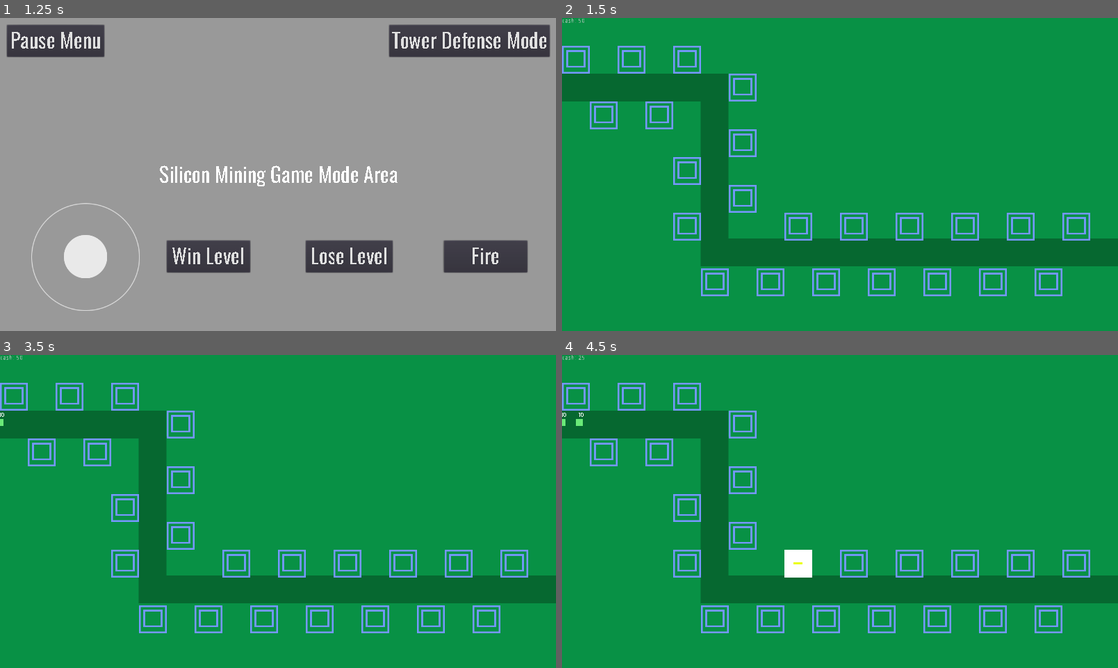
Above: before the commit, frames 1-4 (two rows, left to right).
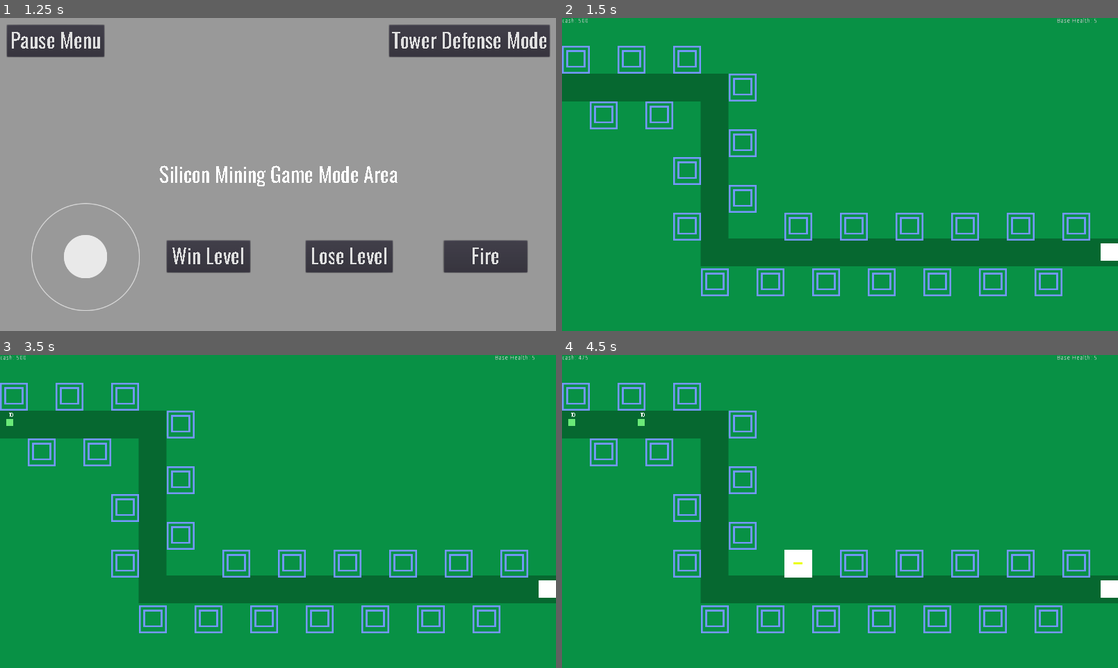
Above: after the commit, the same moments.

Repository: njrobbins/cache-command
Game: Godot game, scene res://Scenes/MainMenu.tscn
Same seed, same stepped clock (60 frames per second), same inputs: the game is played once before the commit and once after it.
Inputs (mouse positions are in pixels of both pictures, inside the frame that each line leads up to):
- Up to frame 1 (1.25 s): click (272, 268) at 0.5 s
- Up to frame 2 (1.5 s): click "Tower Defense Mode" at 1.25 s
- Up to frame 3 (3.5 s): tap Enter at 2 s; move the mouse to (400, 495) at 2.02 s; click (400, 495) at 2.17 s; tap Space at 2.75 s; drag from (166, 527) to (250, 574) at 2.77 s
- Up to frame 4 (4.5 s): tap Enter at 3.5 s; move the mouse to (895, 442) at 3.52 s; click (895, 442) at 3.67 s; tap Space at 4.25 s; drag from (812, 574) to (673, 464) at 4.27 s

Frame 1 is identical in both runs. In frame 2, 0.2% of the frame differs, in the area x 4-100%, y 0-78%; in frame 3, 0.3%; in frame 4, 0.4%, in the area x 0-100%, y 0-78%.

Commit message:
Win and lose conditions

Diff:
--- a/Scenes/Game.tscn
+++ b/Scenes/Game.tscn
@@ -35,6 +35,9 @@
 "points": PoolVector2Array( 0, 0, 0, 0, -6.71799, 155.7, 0, 0, 0, 0, 356.184, 155.517, 0, 0, 0, 0, 358.035, 551.55, 0, 0, 0, 0, 1293.39, 539.53 )
 }
 
+[sub_resource type="RectangleShape2D" id=5]
+extents = Vector2( 20, 20 )
+
 [node name="Game" type="Node2D"]
 script = ExtResource( 1 )
 
@@ -68,11 +71,38 @@
 
 [node name="MobTimer" type="Timer" parent="."]
 
+[node name="BaseLabel" type="Label" parent="."]
+margin_left = 1139.0
+margin_right = 1277.0
+margin_bottom = 14.0
+__meta__ = {
+"_edit_use_anchors_": false
+}
+
 [node name="CashLabel" type="Label" parent="."]
 margin_right = 40.0
 margin_bottom = 14.0
 __meta__ = {
 "_edit_use_anchors_": false
 }
+
+[node name="TheBase" type="ColorRect" parent="."]
+margin_left = 1240.14
+margin_top = 518.356
+margin_right = 1280.14
+margin_bottom = 558.356
+__meta__ = {
+"_edit_use_anchors_": false
+}
+
+[node name="TheBaseArea" type="Area2D" parent="TheBase" groups=[
+"TheBase",
+]]
+position = Vector2( 19.8057, 21.1261 )
+
+[node name="TheBaseCol" type="CollisionShape2D" parent="TheBase/TheBaseArea" groups=[
+"TheBase",
+]]
+shape = SubResource( 5 )
 [connection signal="timeout" from="WaveTimer" to="." method="_on_WaveTimer_timeout"]
 [connection signal="timeout" from="MobTimer" to="." method="_on_MobTimer_timeout"]
--- a/Scripts/Drone.gd
+++ b/Scripts/Drone.gd
@@ -1,6 +1,6 @@
 extends PathFollow2D
 
-export var speed = 40
+export var speed = 160
 export var hp = 10
 
 func _ready():
@@ -22,3 +22,6 @@
 		if hp <= 0:
 			get_parent().get_parent().add_cash(5)
 			queue_free()
+	if area.is_in_group("TheBase"):
+		queue_free()
+		get_parent().get_parent().base_hit()
--- a/Scripts/Game.gd
+++ b/Scripts/Game.gd
@@ -4,10 +4,12 @@
 var mob = load("res://Scenes/Drone.tscn")
 var instance
 
-var cash = 50
+var cash = 500
+var base_hp = 5
 var wave = 0
 var mobs_left = 0
-var wave_mobs = [5, 15, 30, 60, 120]
+var mobs_total
+var wave_mobs = [5, 5, 5, 5, 5]
 
 var tilemap
 var cell_size
@@ -21,8 +23,13 @@
 	cell_size = tilemap.cell_size
 	$WaveTimer.start()
 
+	mobs_total = 0
+	for w in wave_mobs:
+		mobs_total += w
+
 func _physics_process(_delta):
 	$CashLabel.text = "cash: " + str(cash)
+	$BaseLabel.text = "Base Health: " + str(base_hp)
 
 func _input(event):
 	if event is InputEventMouseButton and event.pressed:
@@ -41,6 +48,14 @@
 
 func add_cash(num):
 	cash += num
+	mobs_total -= 1
+	if mobs_total == 0:
+		var scene = get_tree().change_scene("res://Scenes/LevelWon.tscn")
+
+func base_hit():
+	base_hp -= 1
+	if base_hp == 0:
+		var scene = get_tree().change_scene("res://Scenes/LevelLost.tscn")
 
 func _on_WaveTimer_timeout():
 #	print("Wave Start")
Not shown: 1 places in Scenes/Game.tscn that only renumber resources
Not shown: 1 places in fonts/new_dynamicfont.tres that only renumber resources
